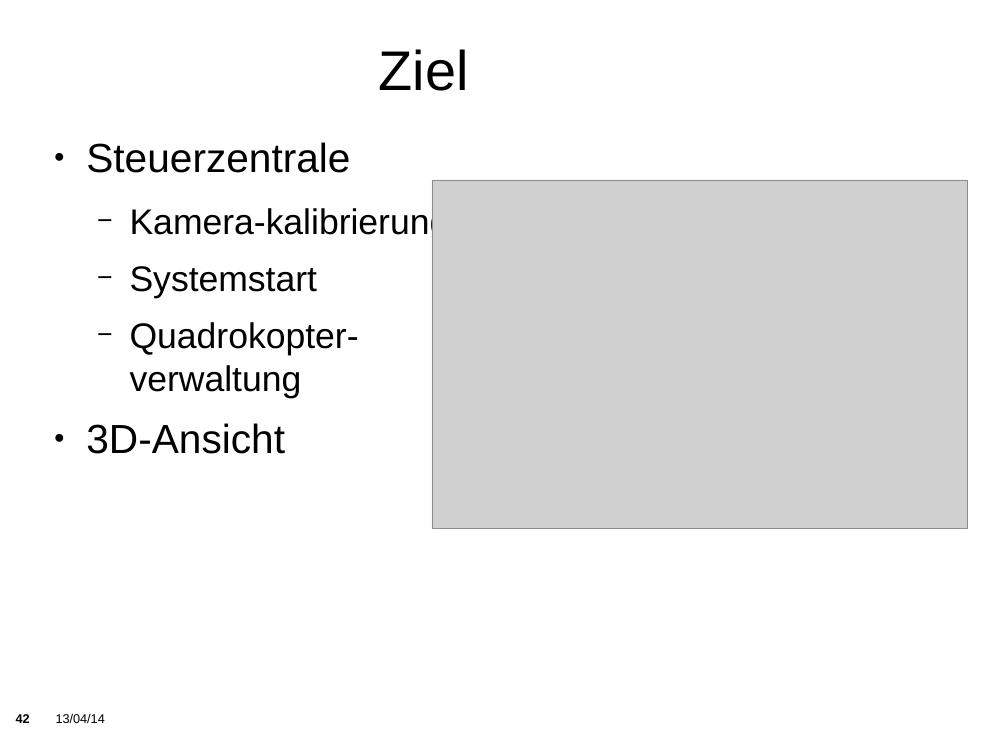
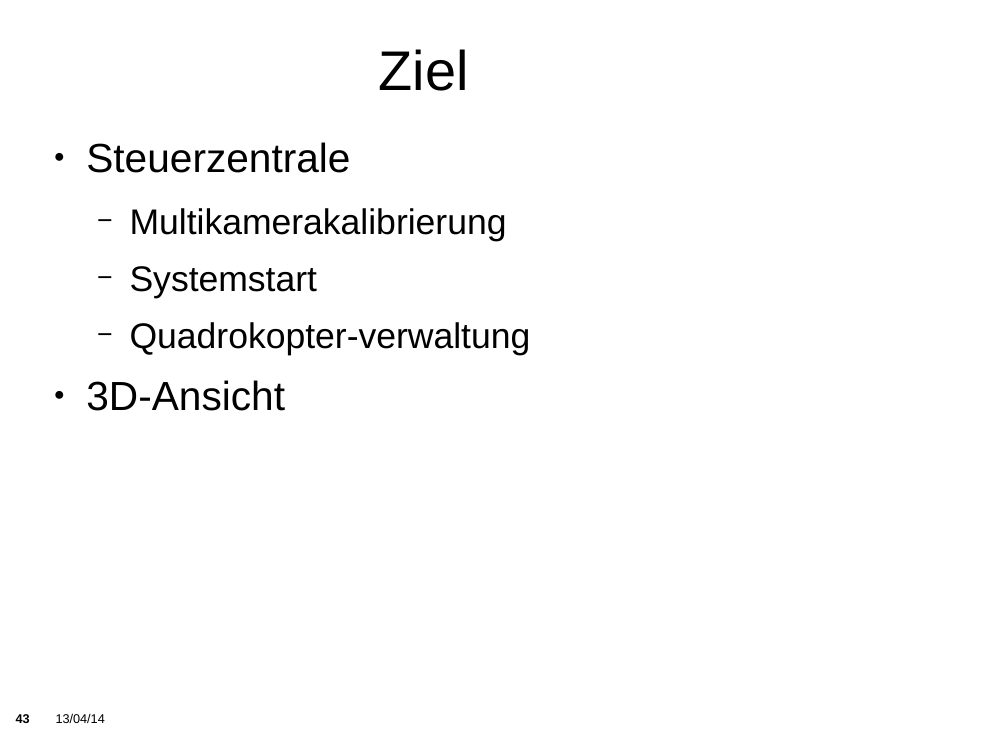
Before and after one commit to KITrokopter/Presentation, a slide deck: slide 43 of PresentationInTotal v0.1.odp (slide 42 before the commit). Drawn at 1008x756 pixels with LibreOffice and Linux fonts; fonts in the diff are those of the drawing; grey boxes stand for pictures; background and template pictures are left out. Boxes give left, top, right and bottom in pixels: in the first picture for what was removed or moved away, otherwise in the second. Text is boxed around its words. In the diff, an @@ line names an element or a change of style, - is before the commit and + after.

```diff
--- a/PresentationInTotal v0.1.odp
+++ b/PresentationInTotal v0.1.odp
@@ text at (130, 208, 507, 241): text changed @@
-  − Kamera-kalibrierung
+  − Multikamerakalibrierung
@@ picture removed at (432, 180, 968, 529) @@
```
Also in this commit, not shown: 18 other slides changed, 9 slides added, 4 slides removed.
